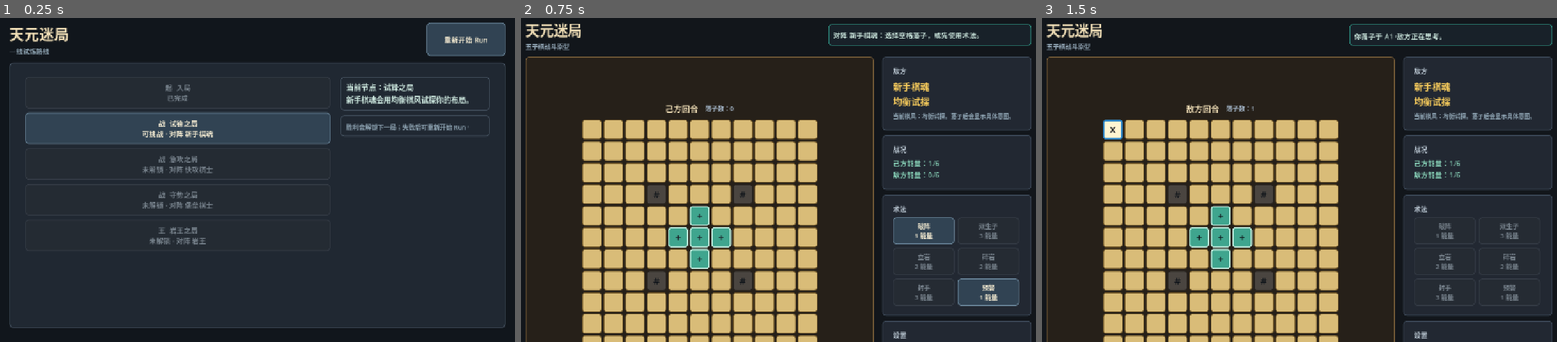
Above: before the commit, frames 1-3 (left to right).
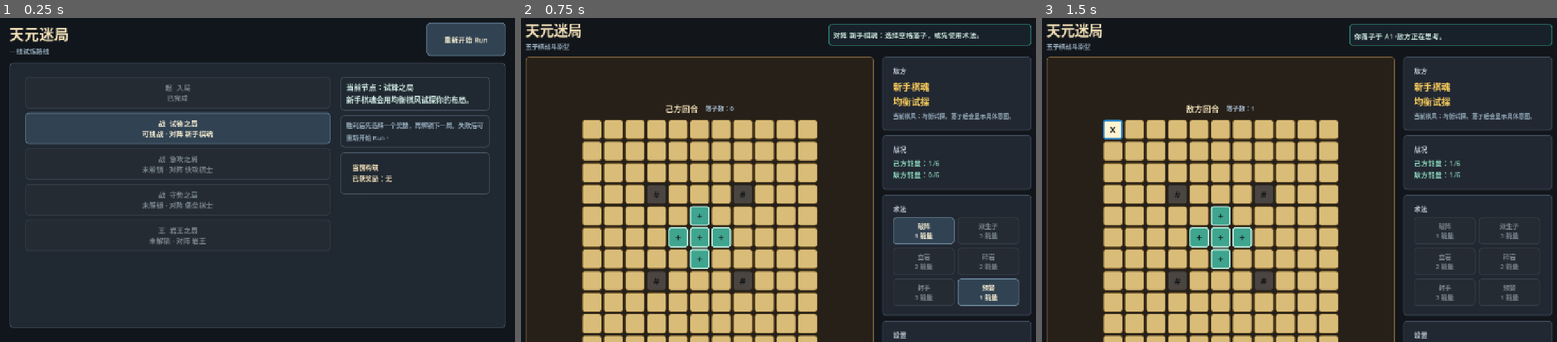
Above: after the commit, the same moments.

Repository: eason522/game
Game: Godot game, scene res://scenes/roguelike/RunMapScene.tscn
Two runs of this game, one before a commit and one after it. Both use one fixed random seed, a clock stepped at 60 frames per second and the inputs below.
Inputs (mouse positions are in pixels of both pictures, inside the frame that each line leads up to):
- Up to frame 1 (0.25 s): no input
- Up to frame 2 (0.75 s): click "战 试锋之局 可挑战 · 对阵 新手棋魂" at 0.5 s
- Up to frame 3 (1.5 s): click (1114, 128) at 1.27 s

The runs differ from the first frame. In frame 1, 1.0% of the frame differs, in the area x 66-96%, y 32-55%; in frame 2, nothing differs; in frame 3, nothing differs.

Commit message:
Add roguelike reward choices

Diff:
--- a/scripts/game/BattleScene.gd
+++ b/scripts/game/BattleScene.gd
@@ -2,13 +2,15 @@
 
 const BOARD_SIZE := 11
 const CELL_SIZE := Vector2(48, 48)
-const ENERGY_MAX := 6
+const BASE_ENERGY_MAX := 6
 const ROCK_BOSS_ROCK_INTERVAL := 3
 const RUN_MAP_SCENE_PATH := "res://scenes/roguelike/RunMapScene.tscn"
+const RUN_STATE_META := "tymj_run_state"
 const BATTLE_NODE_INDEX_META := "tymj_battle_node_index"
 const BATTLE_RESULT_META := "tymj_battle_result"
 const BATTLE_ENEMY_PROFILE_META := "tymj_battle_enemy_profile_id"
 const SkillExecutorScript := preload("res://scripts/skills/SkillExecutor.gd")
+const RunStateScript := preload("res://scripts/roguelike/RunState.gd")
 
 var board := BoardState.new(BOARD_SIZE, BOARD_SIZE)
 var rule_checker := RuleChecker.new()
@@ -46,6 +48,13 @@
 var last_move_owner := BoardState.EMPTY
 var move_count := 0
 var enemy_turn_count := 0
+var energy_max := BASE_ENERGY_MAX
+var starting_player_energy_bonus := 0
+var extra_spirit_cells := 0
+var rock_break_refunds_per_battle := 0
+var seal_refunds_per_battle := 0
+var rock_break_refunds_left := 0
+var seal_refunds_left := 0
 var player_energy := 0
 var enemy_energy := 0
 var enemy_intent_hint := ""
@@ -91,9 +100,25 @@
 
 	run_node_index = root.get_meta(BATTLE_NODE_INDEX_META, -1)
 	forced_enemy_profile_id = root.get_meta(BATTLE_ENEMY_PROFILE_META, EnemyAI.PROFILE_NOVICE)
+	_load_run_build_modifiers(root)
 
 	if enemy_profile_ids.has(forced_enemy_profile_id):
 		enemy_profile_index = enemy_profile_ids.find(forced_enemy_profile_id)
+
+
+func _load_run_build_modifiers(root: Window) -> void:
+	if not root.has_meta(RUN_STATE_META):
+		return
+
+	var restored_run := RunStateScript.new()
+	restored_run.load_from_dict(root.get_meta(RUN_STATE_META))
+	var modifiers := restored_run.get_battle_modifiers()
+
+	energy_max = BASE_ENERGY_MAX + modifiers.get("energy_max_bonus", 0)
+	starting_player_energy_bonus = modifiers.get("starting_energy_bonus", 0)
+	extra_spirit_cells = modifiers.get("extra_spirit_cells", 0)
+	rock_break_refunds_per_battle = modifiers.get("rock_break_refund_per_battle", 0)
+	seal_refunds_per_battle = modifiers.get("seal_refund_per_battle", 0)
 
 
 func _create_styles() -> void:
@@ -400,7 +425,9 @@
 	last_move_owner = BoardState.EMPTY
 	move_count = 0
 	enemy_turn_count = 0
-	player_energy = 0
+	rock_break_refunds_left = rock_break_refunds_per_battle
+	seal_refunds_left = seal_refunds_per_battle
+	player_energy = min(energy_max, starting_player_energy_bonus)
 	enemy_energy = 0
 	enemy_intent_hint = _format_enemy_intro()
 	selected_skill_id = ""
@@ -426,6 +453,14 @@
 		Vector2i(3, 7),
 		Vector2i(7, 7),
 	]
+	var bonus_spirit_cells := [
+		Vector2i(2, 2),
+		Vector2i(8, 8),
+		Vector2i(2, 8),
+		Vector2i(8, 2),
+		Vector2i(1, 5),
+		Vector2i(9, 5),
+	]
 
 	if enemy_ai.get_profile_id() == EnemyAI.PROFILE_ROCK_BOSS:
 		rock_cells = [
@@ -439,6 +474,12 @@
 
 	for pos in spirit_cells:
 		board.set_terrain(pos, BoardState.TERRAIN_SPIRIT)
+
+	for index in range(min(extra_spirit_cells, bonus_spirit_cells.size())):
+		var pos: Vector2i = bonus_spirit_cells[index]
+
+		if board.get_terrain(pos) != BoardState.TERRAIN_ROCK:
+			board.set_terrain(pos, BoardState.TERRAIN_SPIRIT)
 
 	for pos in rock_cells:
 		board.set_terrain(pos, BoardState.TERRAIN_ROCK)
@@ -558,21 +599,54 @@
 
 func _gain_energy(owner: int, amount: int) -> void:
 	if owner == BoardState.PLAYER:
-		player_energy = min(ENERGY_MAX, player_energy + amount)
+		player_energy = min(energy_max, player_energy + amount)
 	else:
-		enemy_energy = min(ENERGY_MAX, enemy_energy + amount)
+		enemy_energy = min(BASE_ENERGY_MAX, enemy_energy + amount)
 
 
 func _spend_player_energy(amount: int) -> void:
 	player_energy = max(0, player_energy - amount)
 
 
+func _get_skill_cost(skill_id: String) -> int:
+	return skill_executor.get_cost(skill_id)
+
+
+func _can_afford_skill(skill_id: String) -> bool:
+	return player_energy >= _get_skill_cost(skill_id)
+
+
+func _preview_skill(skill_id: String, pos: Vector2i) -> Dictionary:
+	var preview := skill_executor.preview(board, skill_id, pos, player_energy)
+	var cost := _get_skill_cost(skill_id)
+	preview["energy_cost"] = cost
+	preview["energy_after"] = max(0, player_energy - cost)
+
+	if player_energy < cost:
+		preview["valid"] = false
+		preview["invalid_reason"] = "not enough energy"
+
+	return preview
+
+
+func _consume_skill_refund(skill_id: String) -> int:
+	if skill_id == SkillExecutorScript.SKILL_ROCK_BREAK and rock_break_refunds_left > 0:
+		rock_break_refunds_left -= 1
+		return 1
+
+	if skill_id == SkillExecutorScript.SKILL_SEAL_MOVE and seal_refunds_left > 0:
+		seal_refunds_left -= 1
+		return 1
+
+	return 0
+
+
 func _on_skill_pressed(skill_id: String) -> void:
 	if game_over or current_turn != BoardState.PLAYER:
 		return
 
-	if not skill_executor.can_afford(skill_id, player_energy):
-		_set_status("%s 需要 %d 点能量。" % [skill_executor.get_skill_name(skill_id), skill_executor.get_cost(skill_id)])
+	if not _can_afford_skill(skill_id):
+		_set_status("%s 需要 %d 点能量。" % [skill_executor.get_skill_name(skill_id), _get_skill_cost(skill_id)])
 		return
 
 	if not skill_executor.requires_target(skill_id):
@@ -596,13 +670,13 @@
 	if not skill_executor.is_valid_target(board, selected_skill_id, pos):
 		return
 
-	var preview := skill_executor.preview(board, selected_skill_id, pos, player_energy)
+	var preview := _preview_skill(selected_skill_id, pos)
 	_set_status(_format_skill_preview(preview))
 
 
 func _try_use_targeted_skill(pos: Vector2i) -> void:
-	if not skill_executor.can_afford(selected_skill_id, player_energy):
-		_set_status("%s 需要 %d 点能量。" % [skill_executor.get_skill_name(selected_skill_id), skill_executor.get_cost(selected_skill_id)])
+	if not _can_afford_skill(selected_skill_id):
+		_set_status("%s 需要 %d 点能量。" % [skill_executor.get_skill_name(selected_skill_id), _get_skill_cost(selected_skill_id)])
 		selected_skill_id = ""
 		_refresh_board()
 		return
@@ -612,22 +686,29 @@
 		return
 
 	var skill_name: String = skill_executor.get_skill_name(selected_skill_id)
-	var cost: int = skill_executor.get_cost(selected_skill_id)
+	var cost: int = _get_skill_cost(selected_skill_id)
 
 	if not skill_executor.execute(board, selected_skill_id, pos):
 		_set_status("%s 在 %s 施放失败。" % [skill_name, _format_board_pos(pos)])
 		return
 
 	_spend_player_energy(cost)
+	var refund := _consume_skill_refund(selected_skill_id)
+	var refund_note := ""
+
+	if refund > 0:
+		_gain_energy(BoardState.PLAYER, refund)
+		refund_note = " 触发奖励，返还 %d 点能量。" % refund
+
 	selected_skill_id = ""
 	warning_target = Vector2i(-1, -1)
-	_set_status("%s 已作用于 %s。请落子结束本回合。" % [skill_name, _format_board_pos(pos)])
+	_set_status("%s 已作用于 %s。%s请落子结束本回合。" % [skill_name, _format_board_pos(pos), refund_note])
 	_refresh_board()
 
 
 func _use_instant_skill(skill_id: String) -> void:
 	var skill_name: String = skill_executor.get_skill_name(skill_id)
-	var cost := skill_executor.get_cost(skill_id)
+	var cost := _get_skill_cost(skill_id)
 
 	if skill_id == SkillExecutorScript.SKILL_BREAK_ARRAY:
 		break_array_active = true
@@ -816,7 +897,7 @@
 				if button.text.is_empty():
 					button.text = "*"
 				style = skill_target_style
-				button.tooltip_text = _format_skill_preview(skill_executor.preview(board, selected_skill_id, pos, player_energy))
+				button.tooltip_text = _format_skill_preview(_preview_skill(selected_skill_id, pos))
 			elif owner == BoardState.EMPTY and pos == warning_target:
 				button.text = "!"
 				style = warning_style
@@ -839,9 +920,9 @@
 
 
 func _format_selected_skill_prompt(skill_id: String) -> String:
-	var cost := skill_executor.get_cost(skill_id)
+	var cost := _get_skill_cost(skill_id)
 	var remaining: int = max(0, player_energy - cost)
-	return "已选择 %s：消耗 %d 点能量，施放后剩余 %d/%d。悬停高亮格可查看预览。" % [skill_executor.get_skill_name(skill_id), cost, remaining, ENERGY_MAX]
+	return "已选择 %s：消耗 %d 点能量，施放后剩余 %d/%d。悬停高亮格可查看预览。" % [skill_executor.get_skill_name(skill_id), cost, remaining, energy_max]
 
 
 func _format_skill_preview(preview: Dictionary) -> String:
@@ -855,7 +936,7 @@
 			preview.get("skill_name", "术法"),
 			preview.get("energy_cost", 0),
 			preview.get("energy_after", player_energy),
-			ENERGY_MAX,
+			energy_max,
 		]
 	]
 
@@ -895,7 +976,7 @@
 func _refresh_skill_buttons() -> void:
 	for skill_id in skill_buttons:
 		var button: Button = skill_buttons[skill_id]
-		var cost: int = skill_executor.get_cost(skill_id)
+		var cost: int = _get_skill_cost(skill_id)
 		var name: String = skill_executor.get_skill_name(skill_id)
 		var prefix := "选中 · " if selected_skill_id == skill_id else ""
 		var already_active: bool = skill_id == SkillExecutorScript.SKILL_BREAK_ARRAY and break_array_active
@@ -903,7 +984,7 @@
 
 		button.text = "%s%s\n%d 能量" % [prefix, name, cost]
 		button.tooltip_text = skill_executor.get_description(skill_id)
-		button.disabled = game_over or current_turn != BoardState.PLAYER or already_active or not skill_executor.can_afford(skill_id, player_energy)
+		button.disabled = game_over or current_turn != BoardState.PLAYER or already_active or not _can_afford_skill(skill_id)
 
 
 func _refresh_info_labels() -> void:
@@ -917,7 +998,7 @@
 
 	turn_label.text = turn_text
 	move_count_label.text = "落子数：%d" % move_count
-	energy_label.text = "己方能量：%d/%d\n敌方能量：%d/%d" % [player_energy, ENERGY_MAX, enemy_energy, ENERGY_MAX]
+	energy_label.text = "己方能量：%d/%d\n敌方能量：%d/%d" % [player_energy, energy_max, enemy_energy, BASE_ENERGY_MAX]
 	enemy_profile_label.text = "%s\n%s" % [enemy_ai.get_profile_name(), enemy_ai.get_profile_intent()]
 	enemy_intent_hint_label.text = enemy_intent_hint
 
--- /dev/null
+++ b/scripts/roguelike/RewardGenerator.gd
@@ -0,0 +1,60 @@
+class_name RewardGenerator
+extends RefCounted
+
+const EFFECT_ENERGY_MAX := "energy_max"
+const EFFECT_STARTING_ENERGY := "starting_energy"
+const EFFECT_EXTRA_SPIRIT_CELLS := "extra_spirit_cells"
+const EFFECT_ROCK_BREAK_REFUND := "rock_break_refund"
+const EFFECT_SEAL_REFUND := "seal_refund"
+
+const REWARD_POOL := [
+	{
+		"id": "deep_breath",
+		"title": "灵息深蓄",
+		"description": "后续战斗的己方能量上限 +1。",
+		"effect": EFFECT_ENERGY_MAX,
+		"amount": 1,
+	},
+	{
+		"id": "opening_spark",
+		"title": "起手星火",
+		"description": "后续战斗开局额外获得 2 点能量。",
+		"effect": EFFECT_STARTING_ENERGY,
+		"amount": 2,
+	},
+	{
+		"id": "spirit_trace",
+		"title": "灵脉拓印",
+		"description": "后续战斗额外生成 2 个灵脉格。",
+		"effect": EFFECT_EXTRA_SPIRIT_CELLS,
+		"amount": 2,
+	},
+	{
+		"id": "rock_echo",
+		"title": "碎岩回响",
+		"description": "每场战斗第一次施放碎岩后返还 1 点能量。",
+		"effect": EFFECT_ROCK_BREAK_REFUND,
+		"amount": 1,
+	},
+	{
+		"id": "seal_channel",
+		"title": "封手归流",
+		"description": "每场战斗第一次施放封手后返还 1 点能量。",
+		"effect": EFFECT_SEAL_REFUND,
+		"amount": 1,
+	},
+]
+
+
+func generate_options(run_state, node: Dictionary) -> Array:
+	var options: Array = []
+	var node_index: int = node.get("index", 0)
+	var start_index: int = (node_index * 2 + run_state.rewards.size()) % REWARD_POOL.size()
+
+	for offset in range(3):
+		var template: Dictionary = REWARD_POOL[(start_index + offset) % REWARD_POOL.size()]
+		var reward := template.duplicate(true)
+		reward["id"] = "%s_%d_%d" % [template.get("id", "reward"), node_index, offset]
+		options.append(reward)
+
+	return options
--- a/scripts/roguelike/RunMapScene.gd
+++ b/scripts/roguelike/RunMapScene.gd
@@ -7,12 +7,16 @@
 const BATTLE_SCENE_PATH := "res://scenes/game/BattleScene.tscn"
 const MapGeneratorScript := preload("res://scripts/roguelike/MapGenerator.gd")
 const RunStateScript := preload("res://scripts/roguelike/RunState.gd")
+const RewardGeneratorScript := preload("res://scripts/roguelike/RewardGenerator.gd")
 
 var map_generator := MapGeneratorScript.new()
+var reward_generator := RewardGeneratorScript.new()
 var run_state := RunStateScript.new()
 var status_label: Label
+var reward_label: Label
 var node_list: VBoxContainer
 var node_buttons: Array = []
+var reward_buttons: Array = []
 var panel_style: StyleBoxFlat
 var button_style: StyleBoxFlat
 var button_hover_style: StyleBoxFlat
@@ -71,7 +75,15 @@
 	var node_index: int = root.get_meta(BATTLE_NODE_INDEX_META, -1)
 
 	if node_index == run_state.current_index:
-		run_state.resolve_current_node(result == "victory")
+		var reward_options: Array = []
+
+		if result == "victory":
+			var current_node := run_state.get_current_node()
+
+			if current_node.get("type", "") != RunStateScript.NODE_BOSS:
+				reward_options = reward_generator.generate_options(run_state, current_node)
+
+		run_state.resolve_current_node(result == "victory", reward_options)
 
 	root.set_meta(RUN_STATE_META, run_state.to_dict())
 	root.remove_meta(BATTLE_RESULT_META)
@@ -160,14 +172,49 @@
 	side.add_child(status_label)
 
 	var tip := Label.new()
-	tip.text = "胜利会解锁下一局；失败后可重新开始 Run。"
+	tip.text = "胜利后先选择一个奖励，再解锁下一局。失败后可重新开始 Run。"
 	tip.autowrap_mode = TextServer.AUTOWRAP_WORD_SMART
 	tip.add_theme_font_size_override("font_size", 15)
 	tip.add_theme_color_override("font_color", Color("#91a7b6"))
 	tip.add_theme_stylebox_override("normal", panel_style)
 	side.add_child(tip)
 
+	_create_reward_panel(side)
 	_create_node_buttons()
+
+
+func _create_reward_panel(parent: Control) -> void:
+	var panel := PanelContainer.new()
+	panel.add_theme_stylebox_override("panel", panel_style)
+	panel.size_flags_horizontal = Control.SIZE_EXPAND_FILL
+	parent.add_child(panel)
+
+	var margin := MarginContainer.new()
+	margin.add_theme_constant_override("margin_left", 14)
+	margin.add_theme_constant_override("margin_top", 12)
+	margin.add_theme_constant_override("margin_right", 14)
+	margin.add_theme_constant_override("margin_bottom", 14)
+	panel.add_child(margin)
+
+	var box := VBoxContainer.new()
+	box.add_theme_constant_override("separation", 8)
+	margin.add_child(box)
+
+	reward_label = Label.new()
+	reward_label.autowrap_mode = TextServer.AUTOWRAP_WORD_SMART
+	reward_label.add_theme_font_size_override("font_size", 16)
+	reward_label.add_theme_color_override("font_color", Color("#f1dfb7"))
+	box.add_child(reward_label)
+
+	for index in range(3):
+		var button := Button.new()
+		button.custom_minimum_size = Vector2(0, 58)
+		button.size_flags_horizontal = Control.SIZE_EXPAND_FILL
+		button.focus_mode = Control.FOCUS_NONE
+		button.pressed.connect(_claim_reward_at.bind(index))
+		_apply_button_theme(button)
+		box.add_child(button)
+		reward_buttons.append(button)
 
 
 func _create_node_buttons() -> void:
@@ -214,6 +261,17 @@
 	get_tree().change_scene_to_file(BATTLE_SCENE_PATH)
 
 
+func _claim_reward_at(index: int) -> void:
+	if index < 0 or index >= run_state.pending_rewards.size():
+		return
+
+	var reward: Dictionary = run_state.pending_rewards[index]
+
+	if run_state.claim_reward(reward.get("id", "")):
+		get_tree().root.set_meta(RUN_STATE_META, run_state.to_dict())
+		_refresh()
+
+
 func _refresh() -> void:
 	for index in range(node_buttons.size()):
 		var node: Dictionary = run_state.nodes[index]
@@ -243,9 +301,40 @@
 		status_label.text = "本轮 Run 已通关：岩王之局告破。"
 	elif run_state.run_failed:
 		status_label.text = "本轮 Run 已失败。重新开始后可再次挑战。"
+	elif run_state.has_pending_reward():
+		status_label.text = "战斗胜利：选择一个奖励后继续前进。"
 	else:
 		var current := run_state.get_current_node()
 		status_label.text = "当前节点：%s\n%s" % [current.get("title", "无"), current.get("description", "")]
+
+	_refresh_reward_panel()
+
+
+func _refresh_reward_panel() -> void:
+	if reward_label == null:
+		return
+
+	var reward_titles := run_state.get_reward_titles()
+
+	if run_state.has_pending_reward():
+		reward_label.text = "战利品三选一\n已获奖励：%s" % ["无" if reward_titles.is_empty() else "、".join(reward_titles)]
+
+		for index in range(reward_buttons.size()):
+			var button: Button = reward_buttons[index]
+			var has_option := index < run_state.pending_rewards.size()
+			button.visible = has_option
+			button.disabled = not has_option
+
+			if has_option:
+				var reward: Dictionary = run_state.pending_rewards[index]
+				button.text = "%s\n%s" % [reward.get("title", "奖励"), reward.get("description", "")]
+
+		return
+
+	reward_label.text = "当前构筑\n已获奖励：%s" % ["无" if reward_titles.is_empty() else "、".join(reward_titles)]
+
+	for button in reward_buttons:
+		button.visible = false
 
 
 func _type_mark(node_type: String) -> String:
--- a/scripts/roguelike/RunState.gd
+++ b/scripts/roguelike/RunState.gd
@@ -10,7 +10,10 @@
 const NODE_BOSS := "boss"
 
 var nodes: Array = []
+var rewards: Array = []
+var pending_rewards: Array = []
 var current_index := 0
+var pending_reward_node_index := -1
 var run_completed := false
 var run_failed := false
 
@@ -26,7 +29,10 @@
 	for node in route_nodes:
 		nodes.append(node.duplicate(true))
 
+	rewards.clear()
+	pending_rewards.clear()
 	current_index = 0
+	pending_reward_node_index = -1
 	run_completed = false
 	run_failed = false
 
@@ -44,7 +50,7 @@
 	if run_completed or run_failed:
 		return false
 
-	if index < 0 or index >= nodes.size():
+	if has_pending_reward() or index < 0 or index >= nodes.size():
 		return false
 
 	var node: Dictionary = nodes[index]
@@ -59,9 +65,12 @@
 	return nodes[current_index]
 
 
-func resolve_current_node(victory: bool) -> void:
+func resolve_current_node(victory: bool, reward_options: Array = []) -> void:
 	if current_index < 0 or current_index >= nodes.size():
 		return
+
+	pending_rewards.clear()
+	pending_reward_node_index = -1
 
 	if not victory:
 		nodes[current_index]["status"] = STATUS_FAILED
@@ -74,6 +83,72 @@
 		run_completed = true
 		return
 
+	if not reward_options.is_empty():
+		pending_rewards = reward_options.duplicate(true)
+		pending_reward_node_index = current_index
+		return
+
+	_advance_after_completed_node()
+
+
+func claim_reward(reward_id: String) -> bool:
+	if not has_pending_reward():
+		return false
+
+	for reward in pending_rewards:
+		if reward.get("id", "") != reward_id:
+			continue
+
+		rewards.append(reward.duplicate(true))
+		pending_rewards.clear()
+		pending_reward_node_index = -1
+		_advance_after_completed_node()
+		return true
+
+	return false
+
+
+func has_pending_reward() -> bool:
+	return not pending_rewards.is_empty()
+
+
+func get_battle_modifiers() -> Dictionary:
+	var modifiers := {
+		"energy_max_bonus": 0,
+		"starting_energy_bonus": 0,
+		"extra_spirit_cells": 0,
+		"rock_break_refund_per_battle": 0,
+		"seal_refund_per_battle": 0,
+	}
+
+	for reward in rewards:
+		var amount: int = reward.get("amount", 0)
+
+		match reward.get("effect", ""):
+			"energy_max":
+				modifiers["energy_max_bonus"] += amount
+			"starting_energy":
+				modifiers["starting_energy_bonus"] += amount
+			"extra_spirit_cells":
+				modifiers["extra_spirit_cells"] += amount
+			"rock_break_refund":
+				modifiers["rock_break_refund_per_battle"] += amount
+			"seal_refund":
+				modifiers["seal_refund_per_battle"] += amount
+
+	return modifiers
+
+
+func get_reward_titles() -> Array:
+	var titles: Array = []
+
+	for reward in rewards:
+		titles.append(reward.get("title", "未知奖励"))
+
+	return titles
+
+
+func _advance_after_completed_node() -> void:
 	var next_index := _find_next_playable_index(current_index)
 
 	if next_index == -1:
@@ -87,7 +162,10 @@
 func to_dict() -> Dictionary:
 	return {
 		"nodes": nodes.duplicate(true),
+		"rewards": rewards.duplicate(true),
+		"pending_rewards": pending_rewards.duplicate(true),
 		"current_index": current_index,
+		"pending_reward_node_index": pending_reward_node_index,
 		"run_completed": run_completed,
 		"run_failed": run_failed,
 	}
@@ -95,7 +173,10 @@
 
 func load_from_dict(data: Dictionary) -> void:
 	nodes = data.get("nodes", []).duplicate(true)
+	rewards = data.get("rewards", []).duplicate(true)
+	pending_rewards = data.get("pending_rewards", []).duplicate(true)
 	current_index = data.get("current_index", 0)
+	pending_reward_node_index = data.get("pending_reward_node_index", -1)
 	run_completed = data.get("run_completed", false)
 	run_failed = data.get("run_failed", false)
 
--- a/tests/roguelike_run_smoke.gd
+++ b/tests/roguelike_run_smoke.gd
@@ -2,6 +2,7 @@
 
 const MapGeneratorScript := preload("res://scripts/roguelike/MapGenerator.gd")
 const RunStateScript := preload("res://scripts/roguelike/RunState.gd")
+const RewardGeneratorScript := preload("res://scripts/roguelike/RewardGenerator.gd")
 
 var failures: Array = []
 
@@ -24,6 +25,7 @@
 	_assert_linear_route_shape()
 	_assert_victories_unlock_boss()
 	_assert_defeat_locks_run()
+	_assert_reward_choice_blocks_progress_and_applies_modifier()
 	_assert_state_roundtrip()
 
 
@@ -87,9 +89,68 @@
 		failures.append("run defeat: failed run should not allow entering current node")
 
 
+func _assert_reward_choice_blocks_progress_and_applies_modifier() -> void:
+	var state := RunStateScript.new(MapGeneratorScript.new().generate_linear_route())
+	var generator := RewardGeneratorScript.new()
+	var reward_options := generator.generate_options(state, state.get_current_node())
+
+	if reward_options.size() != 3:
+		failures.append("run reward: expected three reward options")
+		return
+
+	state.resolve_current_node(true, reward_options)
+
+	if not state.has_pending_reward():
+		failures.append("run reward: victory should create pending rewards")
+		return
+
+	if state.current_index != 1:
+		failures.append("run reward: current node should wait while reward is pending")
+		return
+
+	if state.can_enter_node(2):
+		failures.append("run reward: next node should stay locked before reward claim")
+		return
+
+	var claimed_reward: Dictionary = reward_options[0]
+
+	if not state.claim_reward(claimed_reward.get("id", "")):
+		failures.append("run reward: expected reward claim to succeed")
+		return
+
+	if state.has_pending_reward():
+		failures.append("run reward: pending rewards should clear after claim")
+		return
+
+	if not state.can_enter_node(2):
+		failures.append("run reward: next node should unlock after reward claim")
+		return
+
+	var modifiers := state.get_battle_modifiers()
+
+	match claimed_reward.get("effect", ""):
+		"energy_max":
+			if modifiers.get("energy_max_bonus", 0) <= 0:
+				failures.append("run reward: energy max reward should affect battle modifiers")
+		"starting_energy":
+			if modifiers.get("starting_energy_bonus", 0) <= 0:
+				failures.append("run reward: starting energy reward should affect battle modifiers")
+		"extra_spirit_cells":
+			if modifiers.get("extra_spirit_cells", 0) <= 0:
+				failures.append("run reward: spirit reward should affect battle modifiers")
+		"rock_break_refund":
+			if modifiers.get("rock_break_refund_per_battle", 0) <= 0:
+				failures.append("run reward: rock refund reward should affect battle modifiers")
+		"seal_refund":
+			if modifiers.get("seal_refund_per_battle", 0) <= 0:
+				failures.append("run reward: seal refund reward should affect battle modifiers")
+
+
 func _assert_state_roundtrip() -> void:
 	var state := RunStateScript.new(MapGeneratorScript.new().generate_linear_route())
-	state.resolve_current_node(true)
+	var reward_options := RewardGeneratorScript.new().generate_options(state, state.get_current_node())
+	state.resolve_current_node(true, reward_options)
+	state.claim_reward(reward_options[0].get("id", ""))
 
 	var restored := RunStateScript.new()
 	restored.load_from_dict(state.to_dict())
@@ -104,3 +165,6 @@
 
 	if not restored.can_enter_node(2):
 		failures.append("run save: restored state should keep next node enterable")
+
+	if restored.rewards.size() != 1:
+		failures.append("run save: restored rewards mismatch")
Not shown, changed: DEVELOPMENT_PLAN.md
Not shown, changed: README.md
